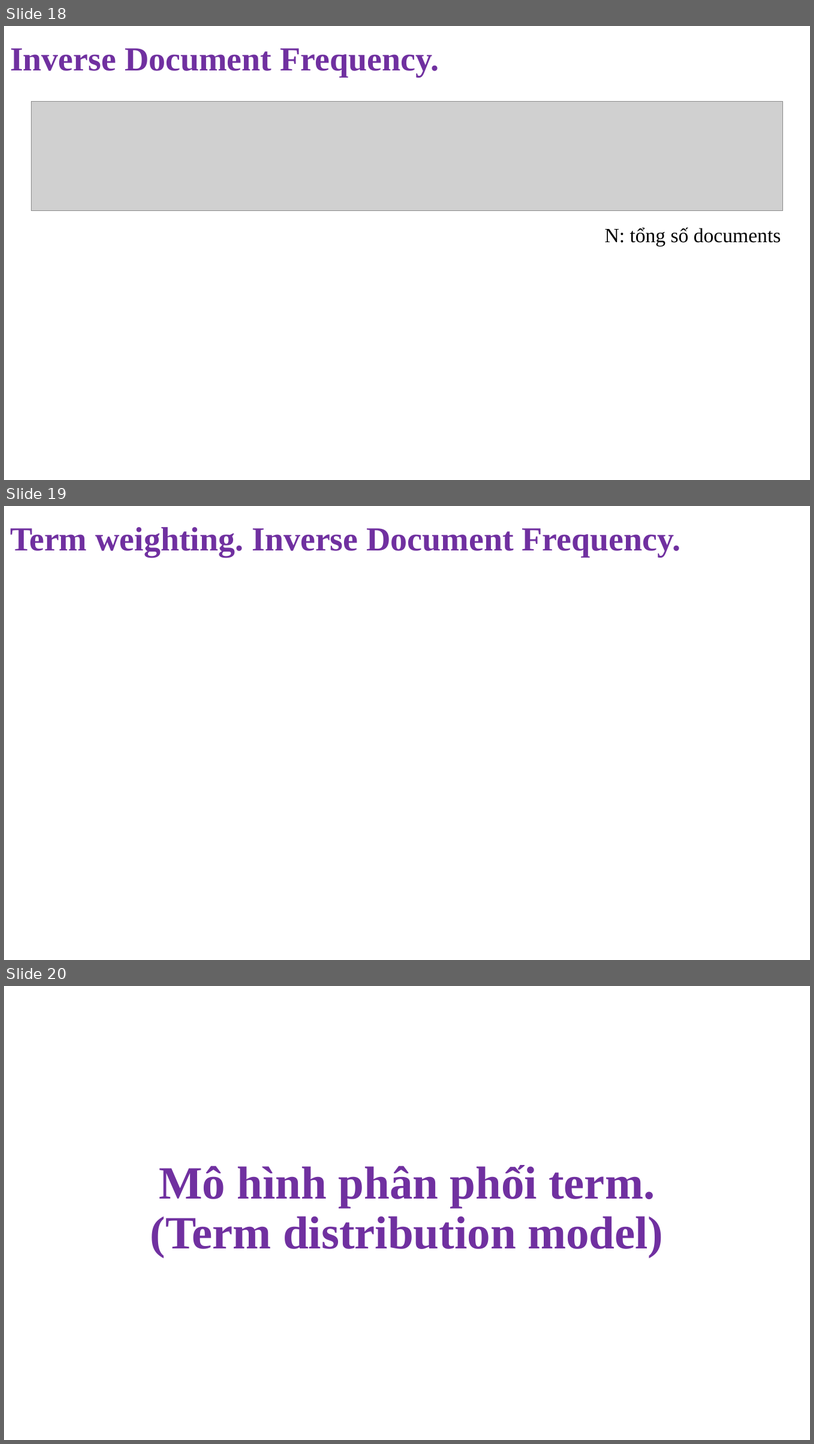
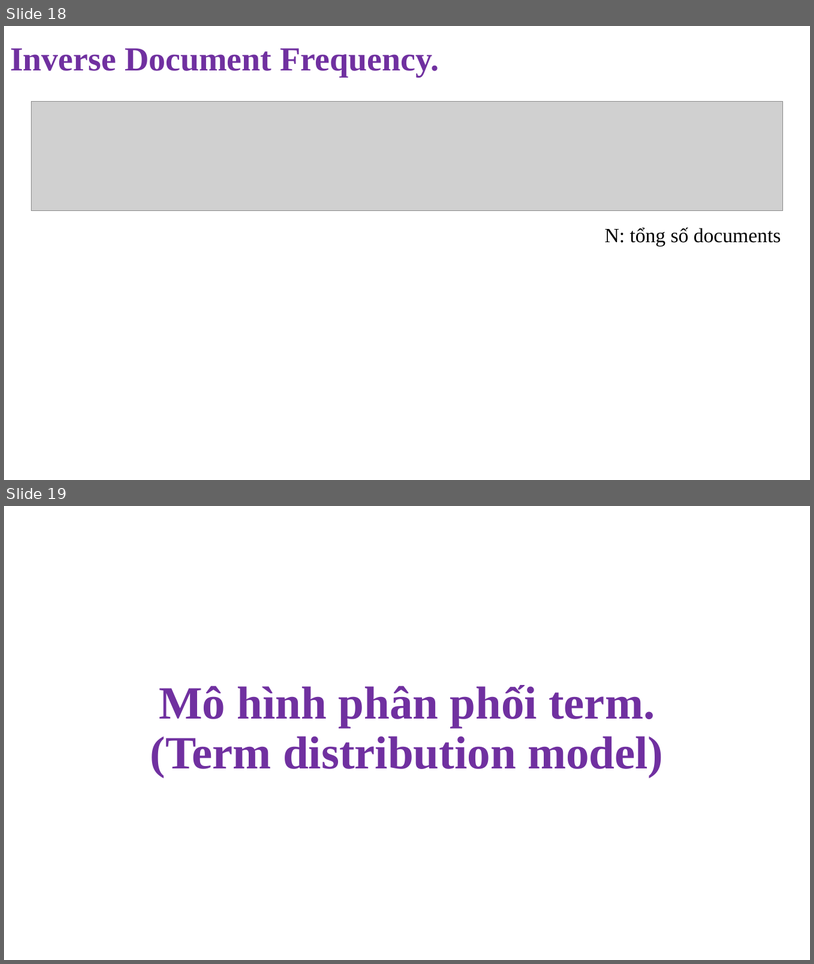
Before and after one commit to NghiLamPhuc/NLP., a slide deck: IR/Presentation1.pptx. Shown one above the other, each under a label of ours: slides 18, 19 and 20 before the commit, slides 18 and 19 after it. The pictures are 814x1444 and 814x964 pixels, drawn with LibreOffice and Linux fonts; fonts in the diff are those of the drawing; grey boxes stand for pictures. Boxes give left, top, right and bottom in pixels: in the first picture for what was removed or moved away, otherwise in the second. Text is boxed around its words. In the diff, an @@ line names an element or a change of style, - is before the commit and + after.

```diff
--- a/IR/Presentation1.pptx
+++ b/IR/Presentation1.pptx
@@ slide 19 removed at (4,506,810,960), background #FFFFFF @@
@@ text removed at (10,527,681,556) @@
-Term weighting. Inverse Document Frequency.
@@ what was slide 20 is now slide 19 @@
```
Also in this commit, not shown: 3 slides changed, 11 slides added, 19 other files.
